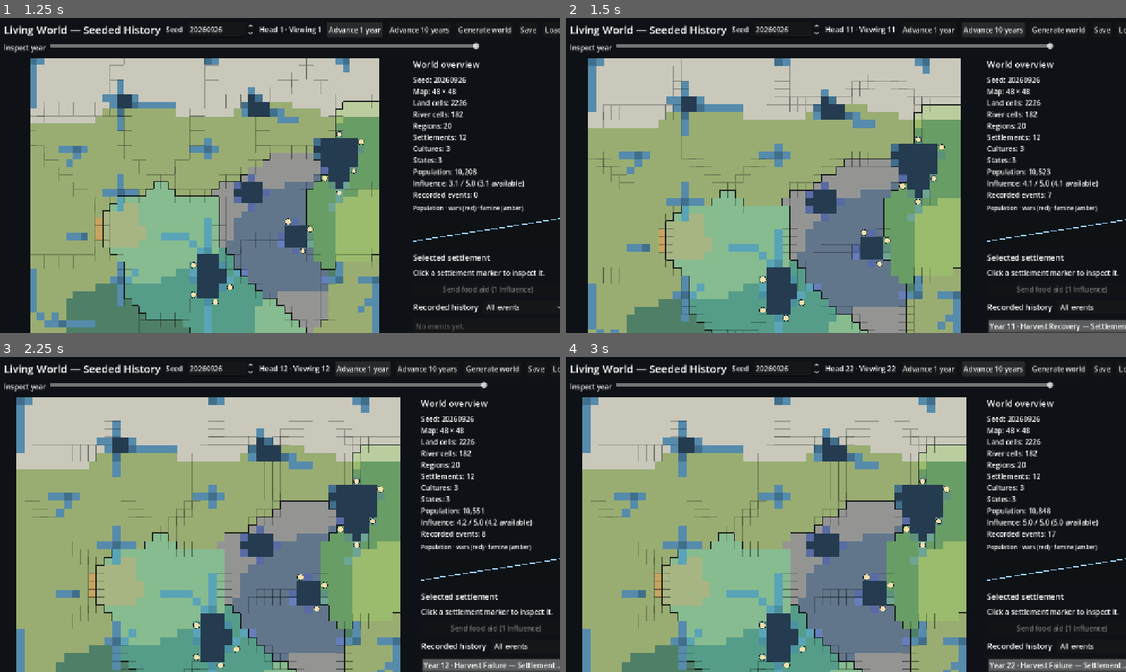
Above: before the commit, frames 1-4 (two rows, left to right).
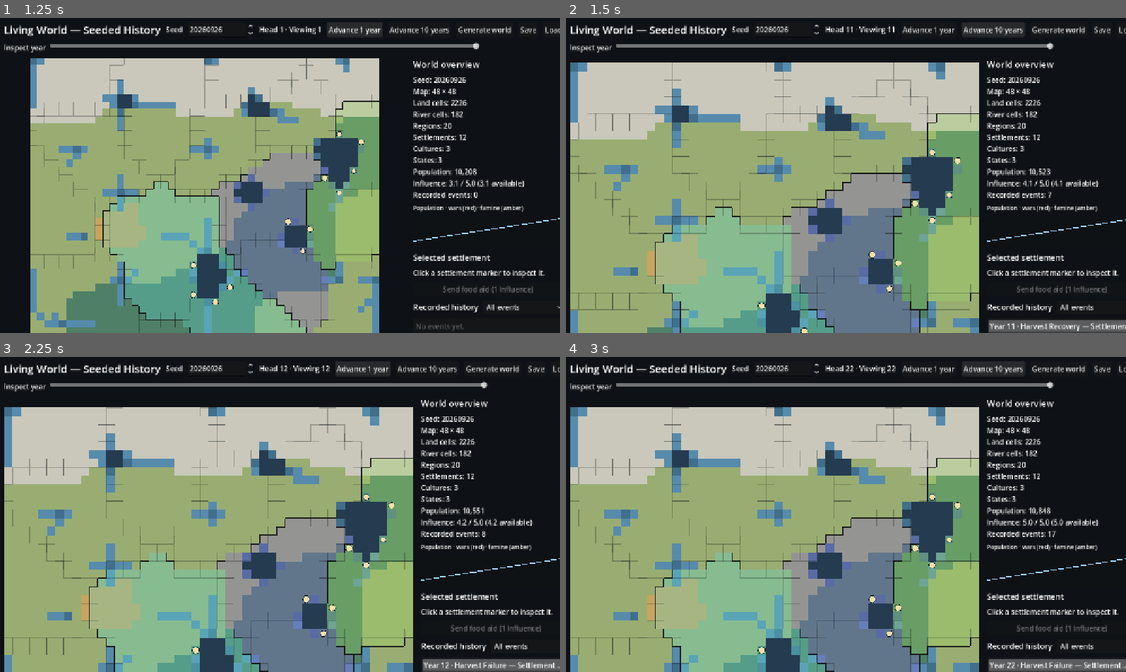
Above: after the commit, the same moments.

Repository: imattau/living-world
Game: Godot game, scene res://scenes/main.tscn
Two runs of this game, one before a commit and one after it. Both use one fixed random seed, a clock stepped at 60 frames per second and the inputs below.
Inputs:
- Up to frame 1 (1.25 s): click "Advance 1 year" at 0.5 s
- Up to frame 2 (1.5 s): click "Advance 10 years" at 1.25 s
- Up to frame 3 (2.25 s): click "Advance 1 year" at 2 s
- Up to frame 4 (3 s): click "Advance 10 years" at 2.75 s

Frame 1 is identical in both runs. In frame 2, 30% of the frame differs, in the area x 0-74%, y 12-100%; in frame 3, 29%; in frame 4, 29%.

Commit message:
Merge local WIP with pulled state-formation/culture-drift work
Resolves a conflict in simulation_engine.gd where two independent
cause-link implementations landed at once: upstream's explicit
per-event cause_links (migration, war, state formation) and the
local WIP's automatic _causes_for_event fallback (food-aid
interventions, famine). Explicit links now win when provided,
falling back to inference otherwise. Also merges the migration
event's destination_evidence collection with its food-pressure
cause_links, which had been added to the same block independently.

Also adds .uid sidecar files regenerated by Godot after the pull
introduced new global classes (e.g. TrendGraphView).

Co-Authored-By: Claude Sonnet 5 <noreply@anthropic.com>

Diff:
--- a/scripts/evaluation/evaluate_worlds.gd
+++ b/scripts/evaluation/evaluate_worlds.gd
@@ -41,6 +41,8 @@
 	var culture_splits := 0
 	var events_with_facts := 0
 	var events_with_cause_links := 0
+	var event_reference_links := 0
+	var condition_evidence_links := 0
 	var maximum_dispute_score := 0.0
 	var maximum_resource_pressure := 0.0
 	var contested_pairs := 0
@@ -63,6 +65,11 @@
 			events_with_facts += 1
 		if not event.cause_links.is_empty():
 			events_with_cause_links += 1
+		for cause in event.cause_links:
+			if cause.has("event_id"):
+				event_reference_links += 1
+			elif cause.has("condition") and cause.has("evidence"):
+				condition_evidence_links += 1
 		match event.type:
 			"famine_began":
 				famine_events += 1
@@ -121,6 +128,8 @@
 		"events_total": world.events.size(),
 		"events_with_facts_percent": 100.0 * float(events_with_facts) / maxf(1.0, float(world.events.size())),
 		"events_with_cause_links": events_with_cause_links,
+		"event_reference_links": event_reference_links,
+		"condition_evidence_links": condition_evidence_links,
 		"maximum_dispute_score": maximum_dispute_score,
 		"maximum_resource_pressure": maximum_resource_pressure,
 		"contested_border_pairs": contested_pairs,
@@ -139,6 +148,8 @@
 	var total_events := 0
 	var total_facts_events := 0.0
 	var total_cause_links := 0
+	var total_event_reference_links := 0
+	var total_condition_evidence_links := 0
 	var seeds_with_famine := 0
 	var seeds_with_migration := 0
 	var seeds_with_trade := 0
@@ -168,6 +179,8 @@
 		total_events += int(row["events_total"])
 		total_facts_events += float(row["events_with_facts_percent"]) * float(row["events_total"]) / 100.0
 		total_cause_links += int(row["events_with_cause_links"])
+		total_event_reference_links += int(row["event_reference_links"])
+		total_condition_evidence_links += int(row["condition_evidence_links"])
 		seeds_with_famine += 1 if int(row["famine_events"]) > 0 else 0
 		seeds_with_migration += 1 if int(row["migration_events"]) > 0 else 0
 		seeds_with_trade += 1 if int(row["trade_events"]) > 0 else 0
@@ -211,6 +224,8 @@
 		"trade_events_median": trade_values[trade_values.size() / 2],
 		"events_with_facts_percent": 100.0 * total_facts_events / maxf(1.0, float(total_events)),
 		"events_with_cause_links": total_cause_links,
+		"event_reference_links": total_event_reference_links,
+		"condition_evidence_links": total_condition_evidence_links,
 		"events_total": total_events,
 		"seeds_with_famine": seeds_with_famine,
 		"seeds_with_migration": seeds_with_migration,
--- a/scripts/presentation/main.gd
+++ b/scripts/presentation/main.gd
@@ -483,14 +483,38 @@
 	if not event.cause_links.is_empty():
 		detail += "Causes:\n"
 		for cause in event.cause_links:
-			detail += "• %s (event %s, strength %s)\n" % [
-				str(cause.get("category", "condition")),
-				str(cause.get("event_id", "condition")),
-				str(cause.get("strength", "—")),
-			]
+			var category := str(cause.get("category", "condition"))
+			var strength := float(cause.get("strength", 0.0))
+			if cause.has("event_id"):
+				var source_description := "event %d" % int(cause["event_id"])
+				for source_value in _display_world.events:
+					var source_event: HistoryEvent = source_value
+					if source_event.id == int(cause["event_id"]):
+						source_description = "Year %d · %s (#%d)" % [
+							source_event.year, source_event.type.replace("_", " "), source_event.id,
+						]
+						break
+				detail += "• %s ← %s (strength %.2f)\n" % [category, source_description, strength]
+			else:
+				var evidence_text := _format_cause_evidence(cause.get("evidence", {}))
+				detail += "• %s · %s: %s (strength %.2f)\n" % [
+					category, str(cause.get("condition", "recorded condition")), evidence_text, strength,
+				]
 	else:
 		detail += "Cause evidence is recorded in the event facts above."
 	_event_detail_label.text = detail.strip_edges()
+
+func _format_cause_evidence(evidence_value: Variant) -> String:
+	if typeof(evidence_value) != TYPE_DICTIONARY or evidence_value.is_empty():
+		return "no additional evidence"
+	var keys: Array[String] = []
+	for key in evidence_value.keys():
+		keys.append(str(key))
+	keys.sort()
+	var parts: Array[String] = []
+	for key in keys:
+		parts.append("%s=%s" % [key.replace("_", " "), str(evidence_value[key])])
+	return "; ".join(parts)
 
 func _format_number(value: int) -> String:
 	var digits := str(value)
--- a/scripts/simulation/simulation_engine.gd
+++ b/scripts/simulation/simulation_engine.gd
@@ -111,25 +111,29 @@
 		var settlement: SettlementData = world.settlements[settlement_id]
 		if settlement.status == SettlementData.STATUS_ABANDONED or settlement.population <= 0:
 			_record_event(world, "intervention_failed", year, settlement.region_id, [settlement_id], {
-				"intervention": "food_relief", "reason": "target_unavailable", "influence_cost": cost,
+				"intervention": "food_relief", "target_settlement_id": settlement_id,
+				"reason": "target_unavailable", "influence_cost": cost,
 			})
 			continue
 		if world.influence < cost:
 			_record_event(world, "intervention_failed", year, settlement.region_id, [settlement_id], {
-				"intervention": "food_relief", "reason": "insufficient_influence", "influence_cost": cost,
+				"intervention": "food_relief", "target_settlement_id": settlement_id,
+				"reason": "insufficient_influence", "influence_cost": cost,
 			})
 			continue
 		var capacity := float(settlement.population) * FOOD_NEED_PER_PERSON * FOOD_STORE_CAP_YEARS
 		var amount := minf(float(settlement.population) * FOOD_NEED_PER_PERSON * FOOD_RELIEF_NEED_FRACTION, maxf(0.0, capacity - settlement.food_store))
 		if amount <= 0.0:
 			_record_event(world, "intervention_failed", year, settlement.region_id, [settlement_id], {
-				"intervention": "food_relief", "reason": "store_full", "influence_cost": cost,
+				"intervention": "food_relief", "target_settlement_id": settlement_id,
+				"reason": "store_full", "influence_cost": cost,
 			})
 			continue
 		world.influence -= cost
 		settlement.food_store += amount
 		_record_event(world, "intervention_applied", year, settlement.region_id, [settlement_id], {
 			"intervention": "food_relief", "target_settlement_id": settlement_id,
+			"command_sequence": int(command.get("sequence_number", 0)),
 			"influence_cost": cost, "food_added": amount,
 			"target_population": settlement.population,
 		})
@@ -344,9 +348,16 @@
 		destination_ids.sort()
 		var participants: Array[int] = [origin_id]
 		var destination_facts: Array[int] = []
+		var destination_evidence: Array[Dictionary] = []
 		for destination_id in destination_ids:
 			participants.append(int(destination_id))
 			destination_facts.append(int(destination_id))
+			var destination_coverage: float = float(reports[int(destination_id)]["food_coverage"])
+			destination_evidence.append({
+				"settlement_id": int(destination_id),
+				"food_coverage": destination_coverage,
+				"coverage_gap": destination_coverage - float(reports[origin_id]["food_coverage"]),
+			})
 		var cause_links: Array[Dictionary] = []
 		var food_cause := _find_active_food_cause(world, origin_id)
 		if food_cause != null:
@@ -364,7 +375,10 @@
 			{
 				"population_moved": int(moved_by_origin[origin_id]),
 				"origin_food_coverage": float(reports[origin_id]["food_coverage"]),
+				"origin_food_coverage_threshold": 0.6,
+				"destination_coverage_gap_threshold": 0.25,
 				"destination_settlement_ids": destination_facts,
+				"destination_food_coverages": destination_evidence,
 				"cause": "food_pressure",
 			},
 			participants,
@@ -458,6 +472,8 @@
 					"donor": donor_id,
 					"recipient": int(recipient_info["id"]),
 					"amount": amount,
+					"donor_surplus": surplus,
+					"recipient_food_coverage": float(world.settlements[int(recipient_info["id"])].food_coverage),
 				})
 
 	# Scale simultaneous arrivals if several donors target the same stores.
@@ -485,6 +501,8 @@
 	var store_delta := {}
 	var trade_by_donor := {}
 	var recipients_by_donor := {}
+	var donor_surplus_by_donor := {}
+	var recipient_coverages_by_donor := {}
 	for proposal in proposals:
 		var amount: float = proposal["amount"]
 		if amount <= 0.0:
@@ -494,9 +512,15 @@
 		store_delta[donor_id] = float(store_delta.get(donor_id, 0.0)) - amount
 		store_delta[recipient_id] = float(store_delta.get(recipient_id, 0.0)) + amount
 		trade_by_donor[donor_id] = float(trade_by_donor.get(donor_id, 0.0)) + amount
+		donor_surplus_by_donor[donor_id] = float(proposal["donor_surplus"])
 		if not recipients_by_donor.has(donor_id):
 			recipients_by_donor[donor_id] = []
+			recipient_coverages_by_donor[donor_id] = []
 		recipients_by_donor[donor_id].append(recipient_id)
+		recipient_coverages_by_donor[donor_id].append({
+			"settlement_id": recipient_id,
+			"food_coverage": float(proposal["recipient_food_coverage"]),
+		})
 	for settlement_id in _sorted_integer_keys(store_delta):
 		var settlement: SettlementData = world.settlements[settlement_id]
 		var food_change: float = store_delta[settlement_id]
@@ -519,7 +543,13 @@
 			year,
 			donor.region_id,
 			[int(donor_id)],
-			{"food_amount": float(trade_by_donor[donor_id]), "recipient_ids": recipient_ids.duplicate()},
+			{
+				"food_amount": float(trade_by_donor[donor_id]),
+				"donor_surplus_before_exchange": float(donor_surplus_by_donor[donor_id]),
+				"recipient_ids": recipient_ids.duplicate(),
+				"recipient_food_coverages_before_exchange": recipient_coverages_by_donor[donor_id].duplicate(true),
+				"recipient_food_coverage_threshold": 0.75,
+			},
 			participants
 		)
 
@@ -664,7 +694,12 @@
 				year,
 				int(pair["region"]),
 				[winner_id, loser_id],
-				{"reason": "state_instability", "losing_state_stability": loser.stability},
+				{
+					"reason": "state_instability",
+					"losing_state_stability": loser.stability,
+					"winner_state_id": winner_id,
+					"loser_state_id": loser_id,
+				},
 				[winner_id, loser_id]
 			)
 
@@ -1419,7 +1454,7 @@
 	for participant_id in participant_ids:
 		event.participant_ids.append(participant_id)
 	event.facts = facts.duplicate(true)
-	event.cause_links = cause_links.duplicate(true)
+	event.cause_links = cause_links.duplicate(true) if not cause_links.is_empty() else _causes_for_event(world, event)
 	_pending_events.append(event)
 	return event.id
 
@@ -1457,6 +1492,148 @@
 			return event
 	return null
 
+func _causes_for_event(world: WorldState, event: HistoryEvent) -> Array[Dictionary]:
+	var causes: Array[Dictionary] = []
+	match event.type:
+		"intervention_applied":
+			causes.append(_condition_cause("player_action", "food_aid_command", {
+				"command_sequence": int(event.facts.get("command_sequence", 0)),
+				"target_settlement_id": int(event.facts.get("target_settlement_id", -1)),
+				"influence_cost": float(event.facts.get("influence_cost", 0.0)),
+			}, 1.0))
+		"intervention_failed":
+			causes.append(_condition_cause("player_action", "food_aid_command_failed", {
+				"reason": str(event.facts.get("reason", "unknown")),
+				"target_settlement_id": int(event.facts.get("target_settlement_id", -1)),
+			}, 1.0))
+		"famine_began":
+			causes.append(_condition_cause("food_shortage", "coverage_below_famine_threshold", {
+				"food_coverage": float(event.facts.get("food_coverage", 0.0)),
+				"threshold": 0.5,
+				"weather_factor": float(event.facts.get("weather_factor", 1.0)),
+			}, 1.0))
+		"harvest_failure":
+			causes.append(_condition_cause("food_shortage", "coverage_below_stress_threshold", {
+				"food_coverage": float(event.facts.get("food_coverage", 0.0)),
+				"threshold": 0.75,
+				"weather_factor": float(event.facts.get("weather_factor", 1.0)),
+			}, 1.0))
+		"harvest_recovery":
+			causes.append(_condition_cause("food_recovery", "coverage_recovered", {
+				"food_coverage": float(event.facts.get("food_coverage", 0.0)),
+				"threshold": 0.75,
+			}, 1.0))
+			_append_recent_event_cause(world, event, causes, ["famine_began", "harvest_failure", "intervention_applied"], event.subject_ids, "recovery_after", 10)
+		"population_migrated":
+			causes.append(_condition_cause("food_pressure", "origin_food_coverage", {
+				"food_coverage": float(event.facts.get("origin_food_coverage", 0.0)),
+				"threshold": float(event.facts.get("origin_food_coverage_threshold", 0.6)),
+				"destination_coverage_gap_threshold": float(event.facts.get("destination_coverage_gap_threshold", 0.25)),
+				"destination_food_coverages": event.facts.get("destination_food_coverages", []),
+				"population_moved": int(event.facts.get("population_moved", 0)),
+			}, 0.9))
+			_append_recent_event_cause(world, event, causes, ["famine_began", "harvest_failure"], event.subject_ids, "migration_after", 5)
+		"food_traded":
+			causes.append(_condition_cause("food_exchange", "surplus_met_local_shortage", {
+				"donor_settlement_id": event.subject_ids[0] if not event.subject_ids.is_empty() else -1,
+				"donor_surplus_before_exchange": float(event.facts.get("donor_surplus_before_exchange", 0.0)),
+				"recipient_settlement_ids": event.facts.get("recipient_ids", []),
+				"recipient_food_coverages_before_exchange": event.facts.get("recipient_food_coverages_before_exchange", []),
+				"recipient_food_coverage_threshold": float(event.facts.get("recipient_food_coverage_threshold", 0.75)),
+				"food_amount": float(event.facts.get("food_amount", 0.0)),
+			}, 0.8))
+			for recipient_value in event.facts.get("recipient_ids", []):
+				_append_recent_event_cause(world, event, causes, ["famine_began", "harvest_failure"], [int(recipient_value)], "aid_to_stressed_settlement", 3)
+		"war_declared":
+			causes.append(_condition_cause("territorial_dispute", "dispute_threshold_reached", {
+				"dispute_score": float(event.facts.get("dispute_score", 0.0)),
+				"threshold": 0.7,
+				"contested_claim": bool(event.facts.get("contested_claim", false)),
+				"participant_state_ids": event.participant_ids.duplicate(),
+			}, 1.0))
+			causes.append(_condition_cause("resource_competition", "food_pressure_raised_dispute", {
+				"resource_pressure": float(event.facts.get("resource_pressure", 0.0)),
+			}, 0.8))
+			causes.append(_condition_cause("state_stability", "both_states_above_war_threshold", {
+				"stability": event.facts.get("stability", []),
+				"threshold": 0.25,
+			}, 1.0))
+		"battle_resolved":
+			_append_recent_event_cause(world, event, causes, ["war_declared"], event.participant_ids, "engagement_in_war", 5)
+			causes.append(_condition_cause("military_strength", "seeded_strength_comparison", {
+				"winner_state_id": int(event.facts.get("winner_state_id", -1)),
+				"winner_strength": float(event.facts.get("winner_strength", 0.0)),
+				"loser_strength": float(event.facts.get("loser_strength", 0.0)),
+				"variance_factors": event.facts.get("variance_factors", []),
+			}, 1.0))
+		"peace_agreed":
+			_append_recent_event_cause(world, event, causes, ["battle_resolved"], event.participant_ids, "instability_after_battle", 1)
+			causes.append(_condition_cause("state_instability", "peace_threshold_reached", {
+				"loser_state_id": int(event.facts.get("loser_state_id", -1)),
+				"losing_state_stability": float(event.facts.get("losing_state_stability", 0.0)),
+				"threshold": 0.1,
+			}, 1.0))
+		"settlement_abandoned":
+			causes.append(_condition_cause("population_decline", "below_abandonment_threshold", {
+				"population": int(event.facts.get("population", 0)),
+				"years_below_threshold": int(event.facts.get("years_below_threshold", 0)),
+				"population_threshold": ABANDONMENT_POPULATION,
+				"required_years": YEARS_BELOW_ABANDONMENT_THRESHOLD,
+			}, 1.0))
+			_append_recent_event_cause(world, event, causes, ["famine_began", "harvest_failure"], event.subject_ids, "decline_after_food_stress", 10)
+		"settlement_status_changed":
+			causes.append(_condition_cause("population_change", "population_crossed_status_band", {
+				"population": int(event.facts.get("population", 0)),
+				"from_status": str(event.facts.get("from", "")),
+				"to_status": str(event.facts.get("to", "")),
+				"status_population_boundaries": [500, 2000, 8000],
+			}, 1.0))
+	return causes
+
+func _append_recent_event_cause(
+	world: WorldState,
+	event: HistoryEvent,
+	causes: Array[Dictionary],
+	event_types: Array,
+	entity_ids: Array,
+	category: String,
+	max_year_gap: int
+) -> void:
+	var source := _find_recent_event(world, event_types, entity_ids, event.year, max_year_gap)
+	if source == null:
+		return
+	causes.append({
+		"event_id": source.id,
+		"category": category,
+		"strength": 0.8,
+	})
+
+func _find_recent_event(world: WorldState, event_types: Array, entity_ids: Array, year: int, max_year_gap: int) -> HistoryEvent:
+	var latest: HistoryEvent
+	var candidates: Array[HistoryEvent] = []
+	candidates.append_array(world.events)
+	candidates.append_array(_pending_events)
+	for candidate in candidates:
+		if not event_types.has(candidate.type) or candidate.year > year or year - candidate.year > max_year_gap:
+			continue
+		var matching_entity_count := 0
+		for entity_id in entity_ids:
+			if candidate.subject_ids.has(int(entity_id)) or candidate.participant_ids.has(int(entity_id)):
+				matching_entity_count += 1
+		var pair_cause := event_types.has("war_declared") or event_types.has("battle_resolved")
+		var required_matches := mini(2, entity_ids.size()) if pair_cause else 1
+		if matching_entity_count >= required_matches and (latest == null or candidate.id > latest.id):
+			latest = candidate
+	return latest
+
+func _condition_cause(category: String, condition: String, evidence: Dictionary, strength: float) -> Dictionary:
+	return {
+		"category": category,
+		"condition": condition,
+		"evidence": evidence.duplicate(true),
+		"strength": strength,
+	}
+
 func _carrying_capacity(settlement: SettlementData) -> float:
 	var freshwater_bonus := 300.0 if settlement.freshwater_adjacent else 0.0
 	return 500.0 + 1_500.0 * settlement.fertility + freshwater_bonus
--- a/scripts/world/world_serializer.gd
+++ b/scripts/world/world_serializer.gd
@@ -142,12 +142,38 @@
 		world.next_command_sequence = maxi(world.next_command_sequence, expected_sequence)
 		if world.command_cursor < 0 or world.command_cursor > world.command_log.size():
 			return {"error": "Save command cursor is invalid."}
+	var seen_event_years := {}
+	var previous_event_id := 0
 	for event_data in data["event_log"]:
 		if typeof(event_data) != TYPE_DICTIONARY or not event_data.has("id") or not event_data.has("year") or not event_data.has("type"):
 			return {"error": "Save event log contains an invalid entry."}
 		if typeof(event_data.get("facts", {})) != TYPE_DICTIONARY or typeof(event_data.get("cause_links", [])) != TYPE_ARRAY:
 			return {"error": "Save event data is malformed."}
-		world.events.append(_event_from_dictionary(event_data))
+		var event_id := int(event_data["id"])
+		var event_year := int(event_data["year"])
+		if typeof(event_data["id"]) != TYPE_INT or typeof(event_data["year"]) != TYPE_INT or event_id <= previous_event_id or event_year < 0:
+			return {"error": "Save event IDs or years are invalid."}
+		for cause_value in event_data.get("cause_links", []):
+			if typeof(cause_value) != TYPE_DICTIONARY:
+				return {"error": "Save event cause link is malformed."}
+			var cause: Dictionary = cause_value
+			if not cause.has("category") or typeof(cause["category"]) != TYPE_STRING or str(cause["category"]).is_empty() or not cause.has("strength") or typeof(cause["strength"]) not in [TYPE_INT, TYPE_FLOAT]:
+				return {"error": "Save event cause link is missing its category or strength."}
+			var strength := float(cause["strength"])
+			if strength < 0.0 or strength > 1.0:
+				return {"error": "Save event cause strength must be between 0 and 1."}
+			if cause.has("event_id"):
+				if typeof(cause["event_id"]) != TYPE_INT:
+					return {"error": "Save event cause reference is invalid."}
+				var source_id := int(cause["event_id"])
+				if not seen_event_years.has(source_id) or int(seen_event_years[source_id]) > event_year:
+					return {"error": "Save event cause link must point to an earlier event."}
+			elif not cause.has("condition") or typeof(cause["condition"]) != TYPE_STRING or str(cause["condition"]).is_empty() or typeof(cause.get("evidence", {})) != TYPE_DICTIONARY:
+				return {"error": "Save event cause link must reference an event or recorded condition."}
+		var event := _event_from_dictionary(event_data)
+		world.events.append(event)
+		seen_event_years[event_id] = event_year
+		previous_event_id = event_id
 	if data.has("snapshots"):
 		if typeof(data["snapshots"]) != TYPE_ARRAY:
 			return {"error": "Save checkpoints are invalid."}
Not shown, added: scripts/evaluation/evaluate_food_aid.gd.uid
Not shown, added: scripts/evaluation/evaluate_worlds.gd.uid
Not shown, added: scripts/presentation/trend_graph_view.gd.uid
Not shown, added: scripts/presentation/world_map_view.gd.uid
Not shown, added: scripts/simulation/history_replay.gd.uid
Not shown, added: scripts/simulation/seeded_random.gd.uid
Not shown, added: scripts/simulation/simulation_engine.gd.uid
Not shown, added: scripts/simulation/world_generator.gd.uid
Not shown, added: scripts/simulation/world_generator_events.gd.uid
Not shown, added: scripts/simulation/world_save_store.gd.uid
Not shown, added: scripts/world/culture_data.gd.uid
Not shown, added: scripts/world/history_event.gd.uid
(and 11 more such lines)
